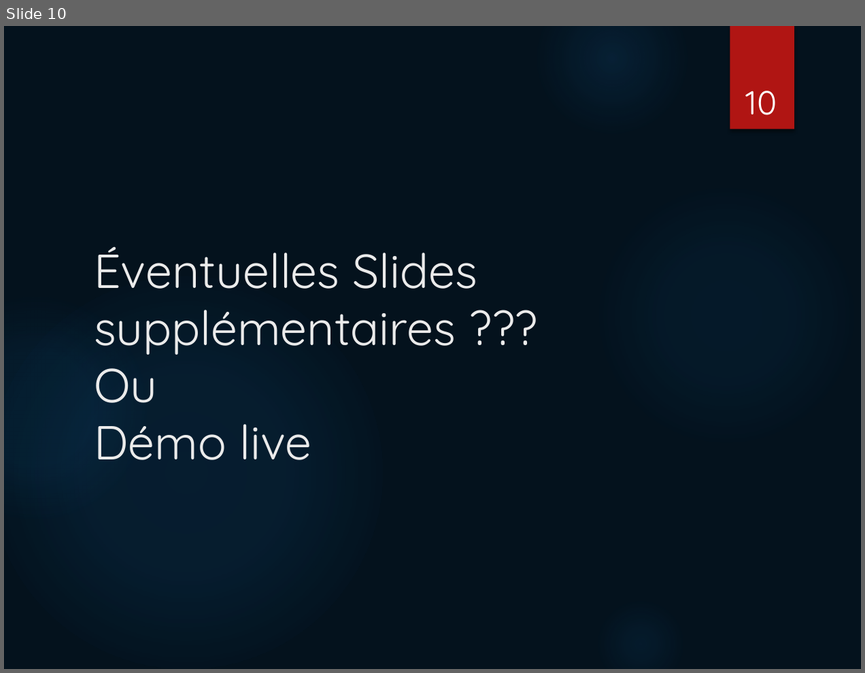
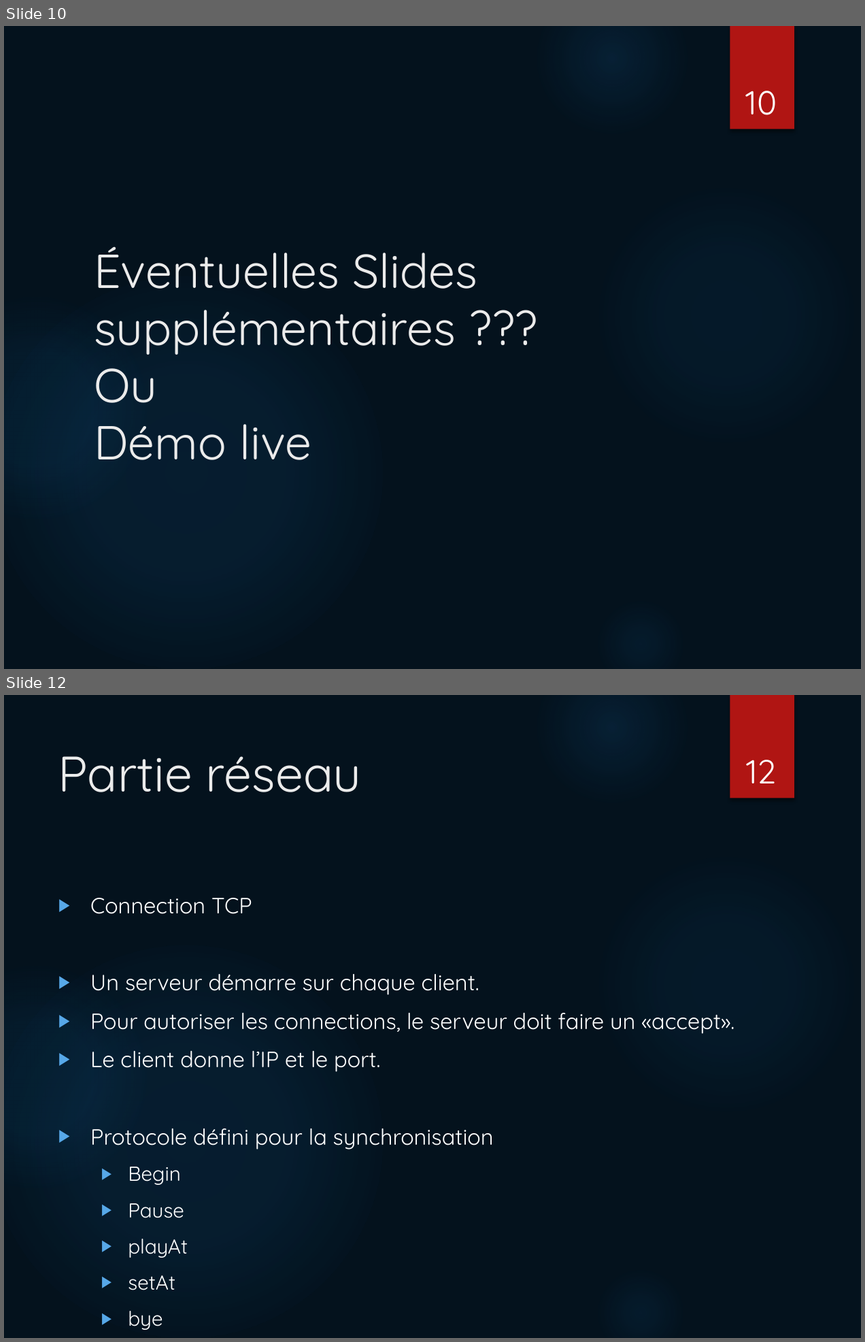
Before and after one commit to aroubaty/PDG_Project, a slide deck: Présentation/Présentation intermédiaire.pptx. Shown one above the other, each under a label of ours: slide 10 before the commit, slides 10 and 12 after it; the slides between them are not shown. The pictures are 865x673 and 865x1342 pixels, drawn with LibreOffice and Linux fonts; fonts in the diff are those of the drawing. Boxes give left, top, right and bottom in pixels: in the first picture for what was removed or moved away, otherwise in the second. Text is boxed around its words. In the diff, an @@ line names an element or a change of style, - is before the commit and + after.

```diff
--- a/Présentation/Présentation intermédiaire.pptx
+++ b/Présentation/Présentation intermédiaire.pptx
@@ slide 12 added at bbox=[4, 695, 861, 1338], background #04121D; not listed: 6 template elements that a slide beside it also shows @@
@@ title added at bbox=[58, 756, 361, 792], 42 pt, text #EBEBEB @@
+Partie réseau
@@ page number added at bbox=[746, 760, 776, 783], 28 pt, text #FFFFFF @@
+12
@@ text added at bbox=[90, 898, 734, 1290], 18.6 pt, text #FFFFFF @@
+▶ Connection TCP
+▶ Un serveur démarre sur chaque client.
+▶ Pour autoriser les connections, le serveur doit faire un «accept».
+▶ Le client donne l’IP et le port.
+▶ Protocole défini pour la synchronisation
+  ▶ Begin
+  ▶ Pause
+  ▶ playAt
+  ▶ setAt
+  ▶ bye
```
Also in this commit, not shown: 1 other slide added.
